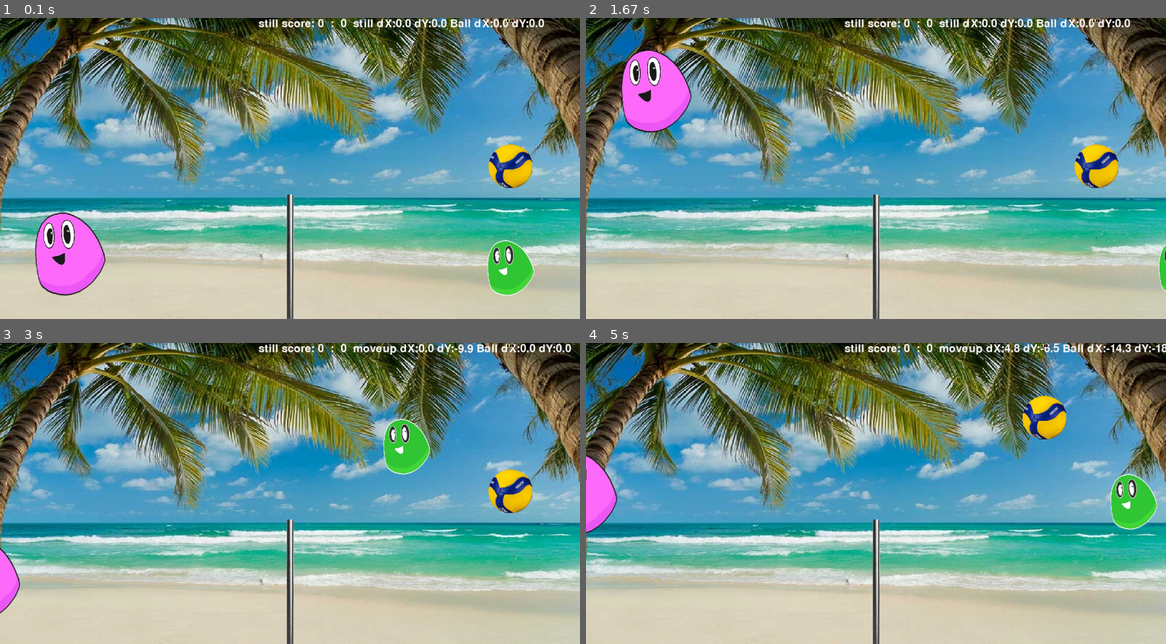
Above: before the commit, frames 1-4 (two rows, left to right).
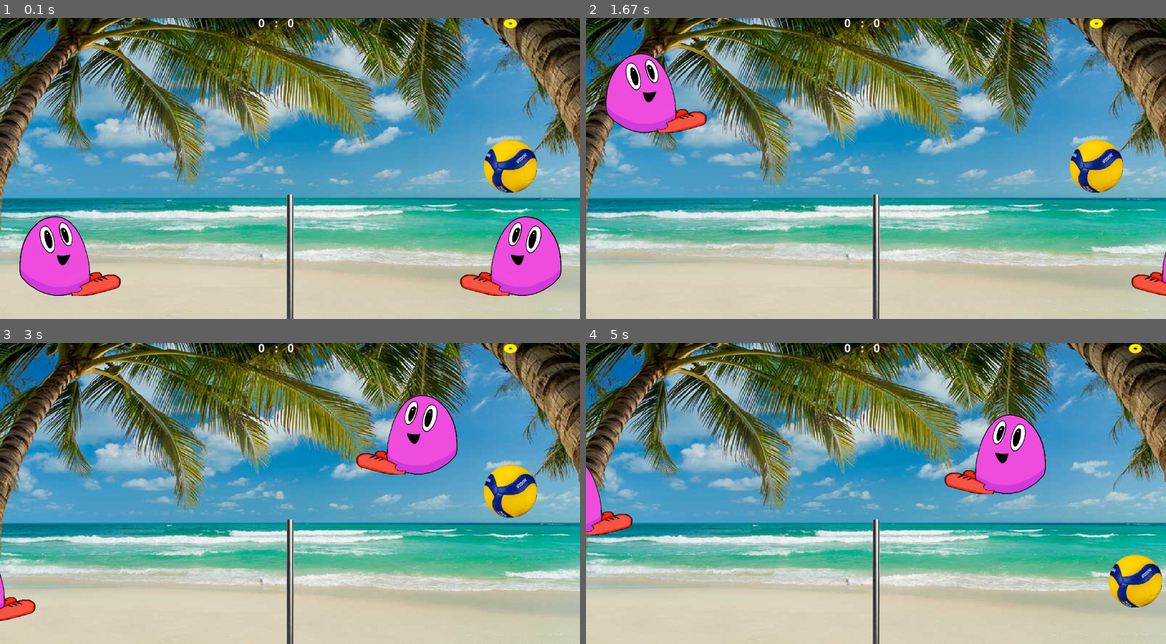
Above: after the commit, the same moments.

Repository: 3strategy/pygameBlobby
Game: pygame game, started from pyGameBlobby.py
The game is run twice, just before and just after one commit, with the same random seed, the same clock (stepped at 60 frames per second) and the same inputs.
Inputs:
- Up to frame 1 (0.1 s): no input
- Up to frame 2 (1.67 s): hold Right 0.33-0.8 s; hold Up 0.83-1.13 s; hold Right 1.17-1.63 s; hold D 1.17-1.63 s
- Up to frame 3 (3 s): hold Left 1.67-2.2 s; hold A 1.67-2.2 s; tap C at 1.82 s; hold Left 2.23-2.63 s; hold A 2.23-2.63 s; hold Up from 2.67 s (still down)
- Up to frame 4 (5 s): release Up at 3.03 s; hold Right 3.07-3.7 s; hold D 3.07-3.7 s; tap C at 3.22, 4.88 s; hold Left 3.73-4.2 s; hold A 3.73-4.2 s; hold Right 4.23-4.7 s; hold D 4.23-4.7 s; hold Up from 4.73 s (still down)

The runs differ from the first frame. In frame 1, 7.9% of the frame differs, in the area x 3-97%, y 0-93%; in frame 2, 5.3%; in frame 3, 5.3%; in frame 4, 8.2%, in the area x 0-100%, y 0-88%.

Commit message:
Lesson 8: 1) The right way is to move both ball and player till minimal impact is found. 2) Added nicer blobby.

Diff:
--- a/Shared.py
+++ b/Shared.py
@@ -118,7 +118,7 @@
 
 class Pointer(SharedSprite):
     def __init__(self):
-        SharedSprite.__init__(self, 'Pointer.png')
+        SharedSprite.__init__(self, 'Pointer2.png')
         self.rect.top = self.area.top + 52 * basescale
 
 
@@ -134,8 +134,9 @@
 def average_rect(source_rect, target_rect):
     x = (target_rect.midleft[0] + source_rect.midleft[0]) / 2
     y = (target_rect.midleft[1] + source_rect.midleft[1]) / 2
-    source_rect.midleft = (x, y)
-    return source_rect
+    new_rect = source_rect.copy()
+    new_rect.midleft = (x, y)
+    return new_rect
 
 
 # ===============================================================================
--- a/ball.py
+++ b/ball.py
@@ -11,7 +11,7 @@
     """A ball that will move across the screen"""
 
     def __init__(self, players, net, pointer):
-        SharedSprite.__init__(self, 'VolleyGreen.png', 0.45)  # if using unusual size - use the scale to make it ok.
+        SharedSprite.__init__(self, 'VolleyGreen.png', 0.55)  # if using unusual size - use the scale to make it ok.
         self.hit = 0
         self.players = players  # type hinting is important. it helps seeing available methods in the class
         self.lastPlayer = False
@@ -93,35 +93,31 @@
             player = self.players[ordinal]
             # overlap gets the result of the collision test and then an 'if' checks overlap
             if bestoverlap := testoverlap(player, self):  # EXPRESSION ASSIGNMENT
-                print(f'\ninitial ball:{self.newpos.center} pla:{player.newpos.center}')
-
-
+                print(f'\ninitial ball new:{self.newpos.center} old:{self.oldpos.center},\
+                    pla new:{player.newpos.center} old:{player.oldpos.center}')
+                # initial_gamma = angle_ofdxdy((bestoverlap[0] - self.dxfix, (bestoverlap[1] - self.dyfix)))[0]
 
                 # reset num_shots of the THE OTHER PLAYER
                 self.players[not ordinal].num_shots = 0
-                if not self.point_scored:player.num_shots += 1
+                if not self.point_scored:
+                    player.num_shots += 1
                 if player.num_shots > 3:
                     player.state = "3-touch"  # putting debug info here (since point is over)
-                    print (f'{datetime.now()}  ball:{self.oldpos.bottom} {self.old1.bottom} {self.old2.bottom} oldest{self.old3.bottom}')
-                    print (f'ball dY: {self.dY:.1f} {self.dY0:.1f} {self.dY1:.1f} {self.dY2:.1f} oldest: {self.dY3:.1f}')
+                    # print(f'{datetime.now()}  3touch history ball:{self.oldpos.bottom}\
+                    #     {self.old1.bottom} {self.old2.bottom} oldest{self.old3.bottom}')
+                    # print(f'bl dY:{self.dY:.1f} {self.dY0:.1f} {self.dY1:.1f} {self.dY2:.1f} oldest: {self.dY3:.1f}')
                     self.score()  # give point to other side.
                     return
 
                 # calculate best possible impact (without rolling back player:
-                self.rect = self.rect.copy()
-                no_need_to_rollback_player = False
                 for i in range(4):
                     self.rect = average_rect(self.newpos, self.oldpos)
+                    player.rect = average_rect(player.newpos, player.oldpos)
                     if overlap := testoverlap(player, self):
-                        self.newpos = self.rect
+                        self.newpos, player.newpos = self.rect, player.rect
                         bestoverlap = overlap
                     else:
-                        self.oldpos = self.rect
-                        no_need_to_rollback_player = True
-
-                self.rect = newpos #now contains the best overlap found (old pos=best non overlap)
-                if no_need_to_rollback_player:
-                    print (f'best old {self.oldpos.center} new {self.newpos.center}')
+                        self.oldpos, player.oldpos = self.rect, player.rect
 
                 weight = (300 if player.newpos.bottom == area.bottom else 3)
                 self.point_started = True  # from here on gravity will apply.
@@ -130,11 +126,14 @@
                 x = (self.dX, self.dY), (player.dX, player.dY)
                 ((self.dX, self.dY), (player.dX, player.dY)) = calc_impulse_xy1xy2(x, 1, weight, impact_gamma)
 
+                # if abs(initial_gamma-impact_gamma) > 0.09:
+                #     print(f'\nfinal ball new:{self.newpos.center} old:{self.oldpos.center}, \
+                #     pla new:{player.newpos.center} old:{player.oldpos.center}\n\
+                #     initial gamma:{degrees(initial_gamma):.0f}->{degrees(impact_gamma):.0f}')
+                #     print('helped')
+
                 # rollback both Ball and Player positions
-                if no_need_to_rollback_player:
-                    self.rollback()
-                else:
-                    self.rollback(player)
+                self.rollback(player)
                 # check no collision and break if collision to debug
                 assert not testoverlap(player, self)
                 return  # no need to check the other player.
--- a/player.py
+++ b/player.py
@@ -20,17 +20,18 @@
         self.h_state = "still"
 
         self.canjump = True
+        self.num_shots = 0
         self.score = 0
 
         if side == "left":
-            SharedSprite.__init__(self, 'blobbyred.webp', 0.6)
+            SharedSprite.__init__(self, 'blobby6.webp', 0.3, True)
             self.sign = 1
             self.upKey = K_d
             self.downKey = K_LALT
             self.leftKey = K_a
             self.rightKey = K_c
         elif "right" == side:
-            SharedSprite.__init__(self, 'blobbygreen.webp', 0.4)
+            SharedSprite.__init__(self, 'blobby6.webp', 0.3)
             self.sign = -1
             self.upKey = K_UP
             self.downKey = K_DOWN
--- a/pyGameBlobby.py
+++ b/pyGameBlobby.py
@@ -53,9 +53,9 @@
                 player.move(event)
 
         p0, p1 = players[0], players[1]
-        info = f'score: {p0.score}  :  {p1.score}'
-        info = f'{p0.state} {info}  {p1.state} dX:{p1.dX:.1f} dY:{p1.dY:.1f}'
-        info = f'{info} Ball dX:{ball.dX:.1f} dY:{ball.dY:.1f}'
+        info = f'{p0.score}   :   {p1.score}'
+        # info = f'{p0.state} {info}  {p1.state} dX:{p1.dX:.1f} dY:{p1.dY:.1f}'
+        # info = f'{info} Ball dX:{ball.dX:.1f} dY:{ball.dY:.1f}'
         # note the : after which comes the formatting (here .1f for 1 decimal point)
         text = font.render(info, 1, (250, 250, 250))
 
Binary file added: Data/blobby6.webp
Binary file changed: Data/blobbygreen.webp
Binary file changed: Data/blobbyred.webp
Binary file added: Data/pointer2.png
